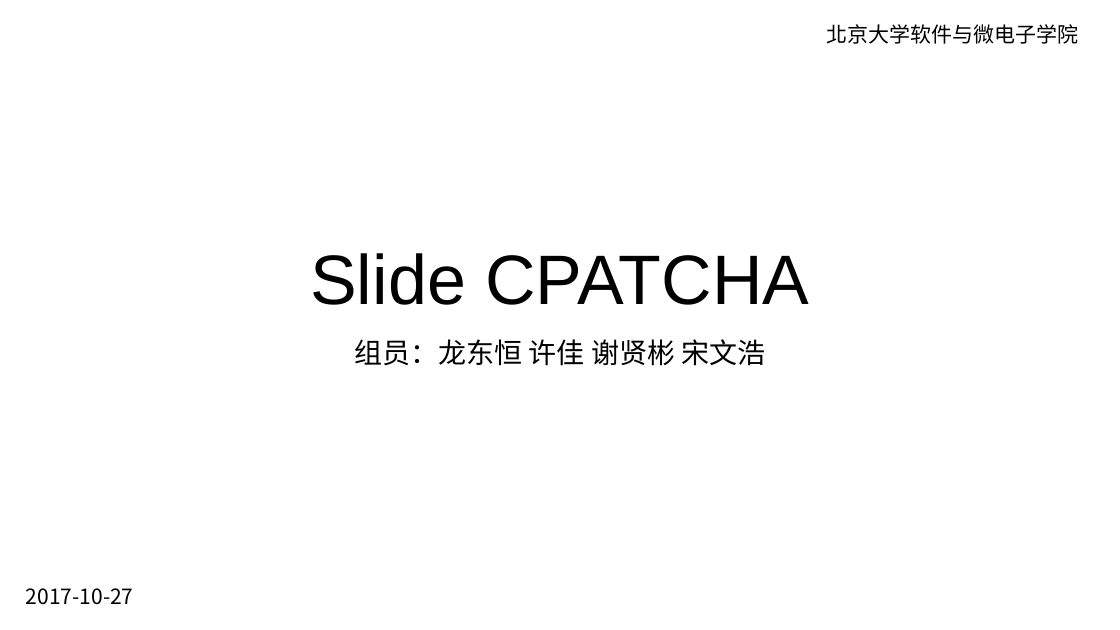
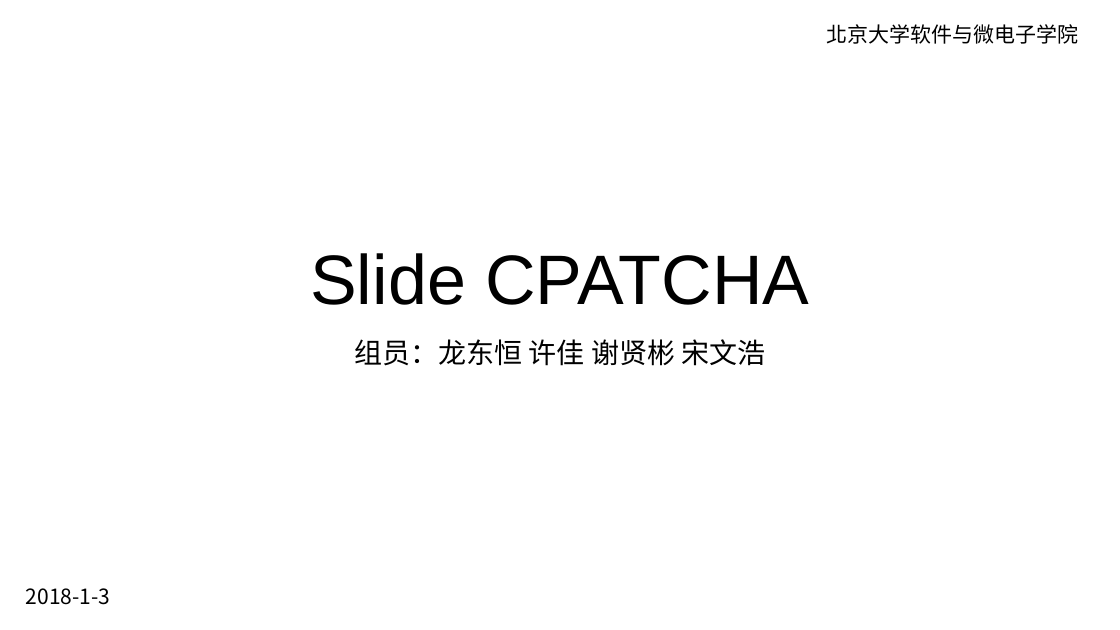
Before and after one commit to kebreathing/Slide-CPATCHA, a slide deck: slide 1 of ppt/Slide-CPATCHA-结题报告.pptx. Drawn at 1120x630 pixels with LibreOffice and Linux fonts; fonts in the diff are those of the drawing; background and template pictures are left out. Boxes give left, top, right and bottom in pixels: in the first picture for what was removed or moved away, otherwise in the second. Text is boxed around its words. In the diff, an @@ line names an element or a change of style, - is before the commit and + after.

```diff
--- a/ppt/Slide-CPATCHA-结题报告.pptx
+++ b/ppt/Slide-CPATCHA-结题报告.pptx
@@ text removed at [26,588,134,605] @@
-2017-10-27
@@ text added at [26,588,110,605], 18 pt, text #000000 @@
+2018-1-3
```
Also in this commit, not shown: 3 other slides changed, 6 slides added, 11 slides removed, 1 other file.
